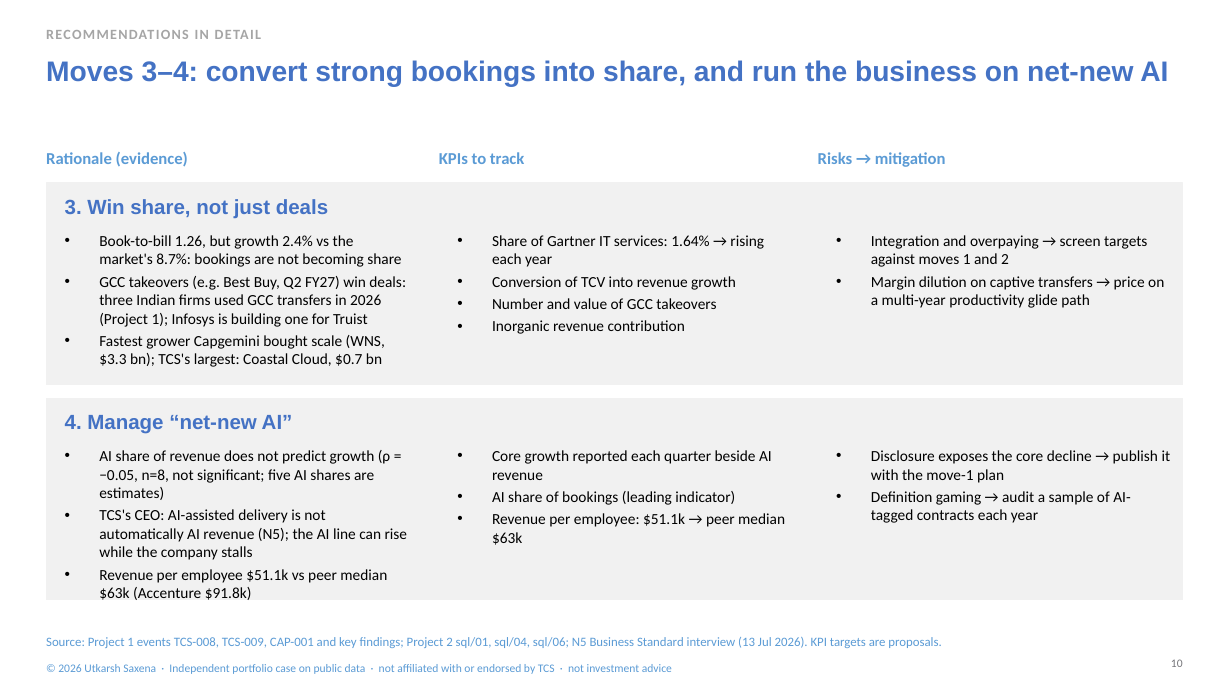
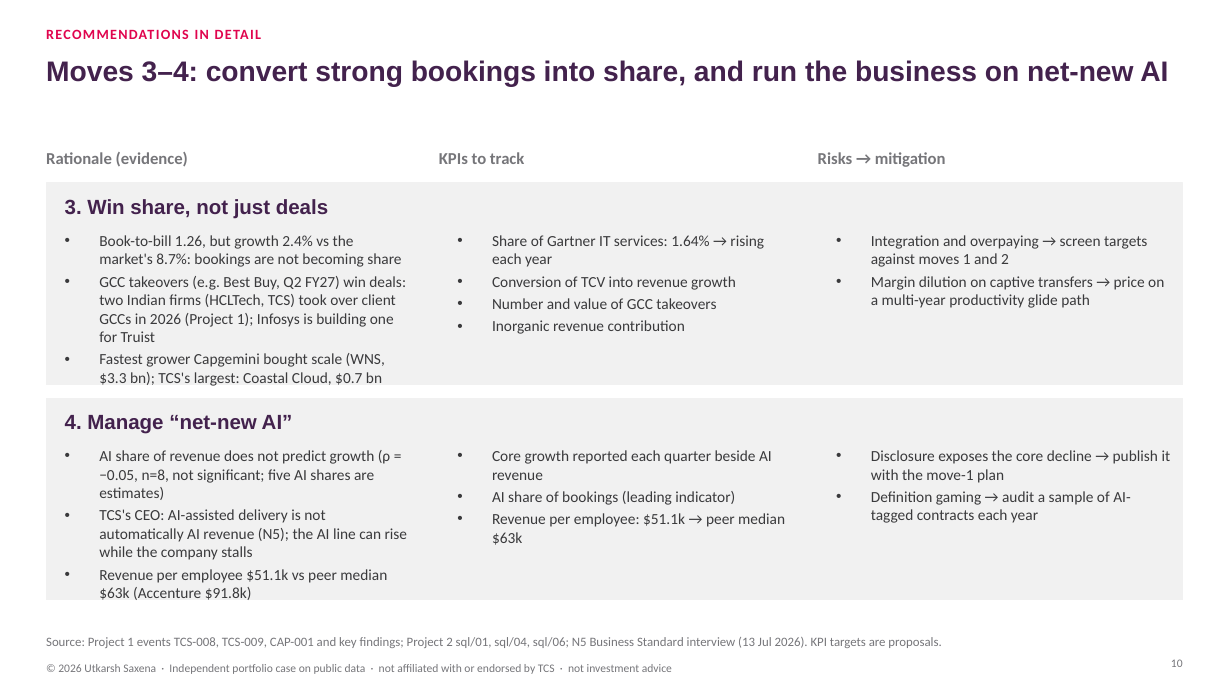
Before and after one commit to lokpriye96/ai-consulting-report-genai-services, a slide deck: slide 10 of outputs/TCS_AI_Deflation_Strategy.pptx. Drawn at 1232x693 pixels with LibreOffice and Linux fonts; fonts in the diff are those of the drawing. Boxes give left, top, right and bottom in pixels: in the first picture for what was removed or moved away, otherwise in the second. Text is boxed around its words. In the diff, an @@ line names an element or a change of style, - is before the commit and + after.

Commit message:
Sync Project 1 events; GCC takeovers: two firms (HCLTech, TCS); restore purple theme and watermarked slide images

```diff
--- a/outputs/TCS_AI_Deflation_Strategy.pptx
+++ b/outputs/TCS_AI_Deflation_Strategy.pptx
@@ text "RECOMMENDATIONS IN DETAIL" at bbox=[46, 29, 261, 39]: text colour #A5A5A5 to #E0044E @@
@@ text at bbox=[99, 235, 401, 386]: text colour #000000 to #3A3A3C in "Book-to-bill 1.26, but growth 2.4% vs the ...", "Fastest grower Capgemini bought scale (WNS, $3.3 ..." @@
@@ text at bbox=[99, 276, 406, 342]: text changed; text colour #000000 to #3A3A3C @@
-• GCC takeovers (e.g. Best Buy, Q2 FY27) win deals: three Indian firms used GCC transfers in 2026 (Project 1); Infosys is building one for Truist
+• GCC takeovers (e.g. Best Buy, Q2 FY27) win deals: two Indian firms (HCLTech, TCS) took over client GCCs in 2026 (Project 1); Infosys is building one for Truist
@@ text colour #4472C4 to #43224D in 3 elements at bbox=[46, 60, 1168, 87], bbox=[65, 199, 328, 219], bbox=[65, 415, 293, 434] @@
@@ text colour #000000 to #3A3A3C in 5 elements at bbox=[492, 235, 764, 334], bbox=[871, 235, 1164, 308], bbox=[99, 450, 408, 600], bbox=[492, 450, 785, 545], bbox=[871, 450, 1171, 523] @@
@@ text colour #5B9BD5 to #76767A in 5 elements at bbox=[46, 152, 188, 166], bbox=[439, 152, 525, 164], bbox=[818, 152, 946, 167], bbox=[46, 637, 941, 648], bbox=[58, 664, 672, 674] @@
```
Also in this commit, not shown: 9 other slides changed, 16 other files.
